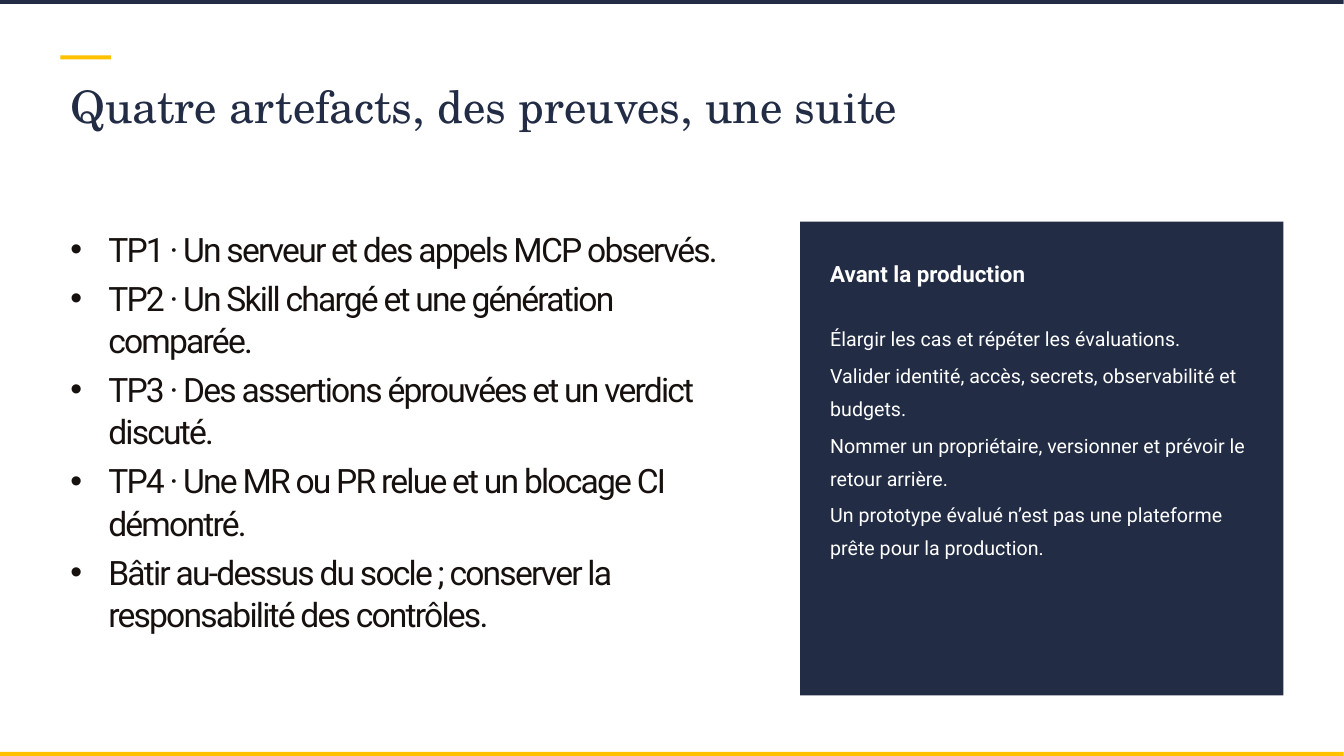
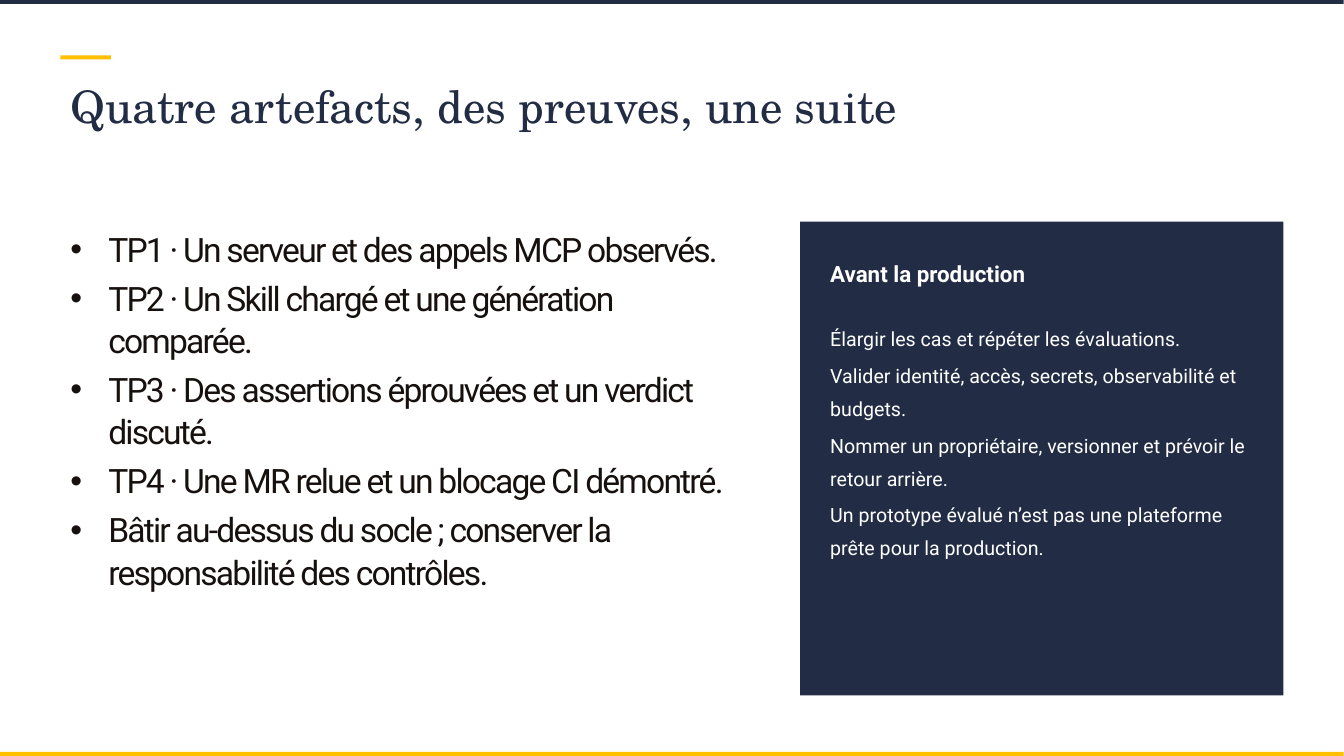
Before and after one commit to SCIAM-FR/formation-ia, a slide deck: slide 81 of slides/Support_formation_SCIAM.pptx (slide 79 before the commit). Drawn at 1344x756 pixels with LibreOffice and Linux fonts; fonts in the diff are those of the drawing; background and template pictures are left out. Boxes give left, top, right and bottom in pixels: in the first picture for what was removed or moved away, otherwise in the second. Text is boxed around its words. In the diff, an @@ line names an element or a change of style, - is before the commit and + after.

```diff
--- a/slides/Support_formation_SCIAM.pptx
+++ b/slides/Support_formation_SCIAM.pptx
@@ text at box(108, 467, 723, 500): text changed @@
-• TP4 · Une MR ou PR relue et un blocage CI démontré.
+• TP4 · Une MR relue et un blocage CI démontré.
```
Also in this commit, not shown: 10 other slides changed, 6 slides added, 4 slides removed, 18 other files.
